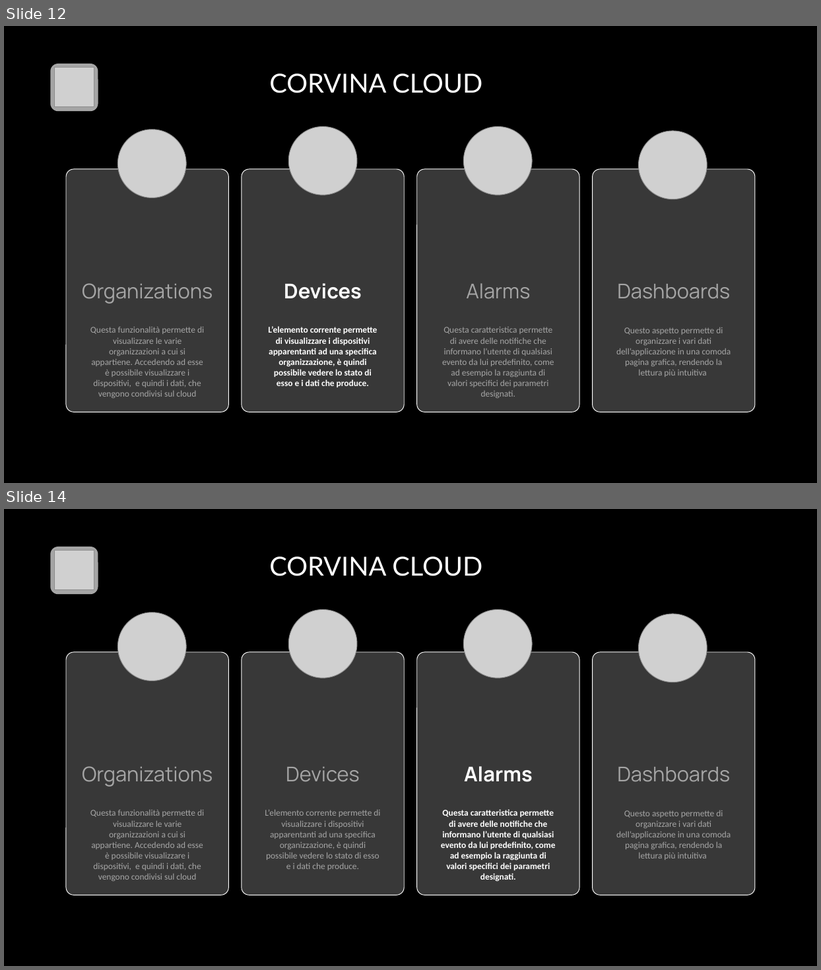
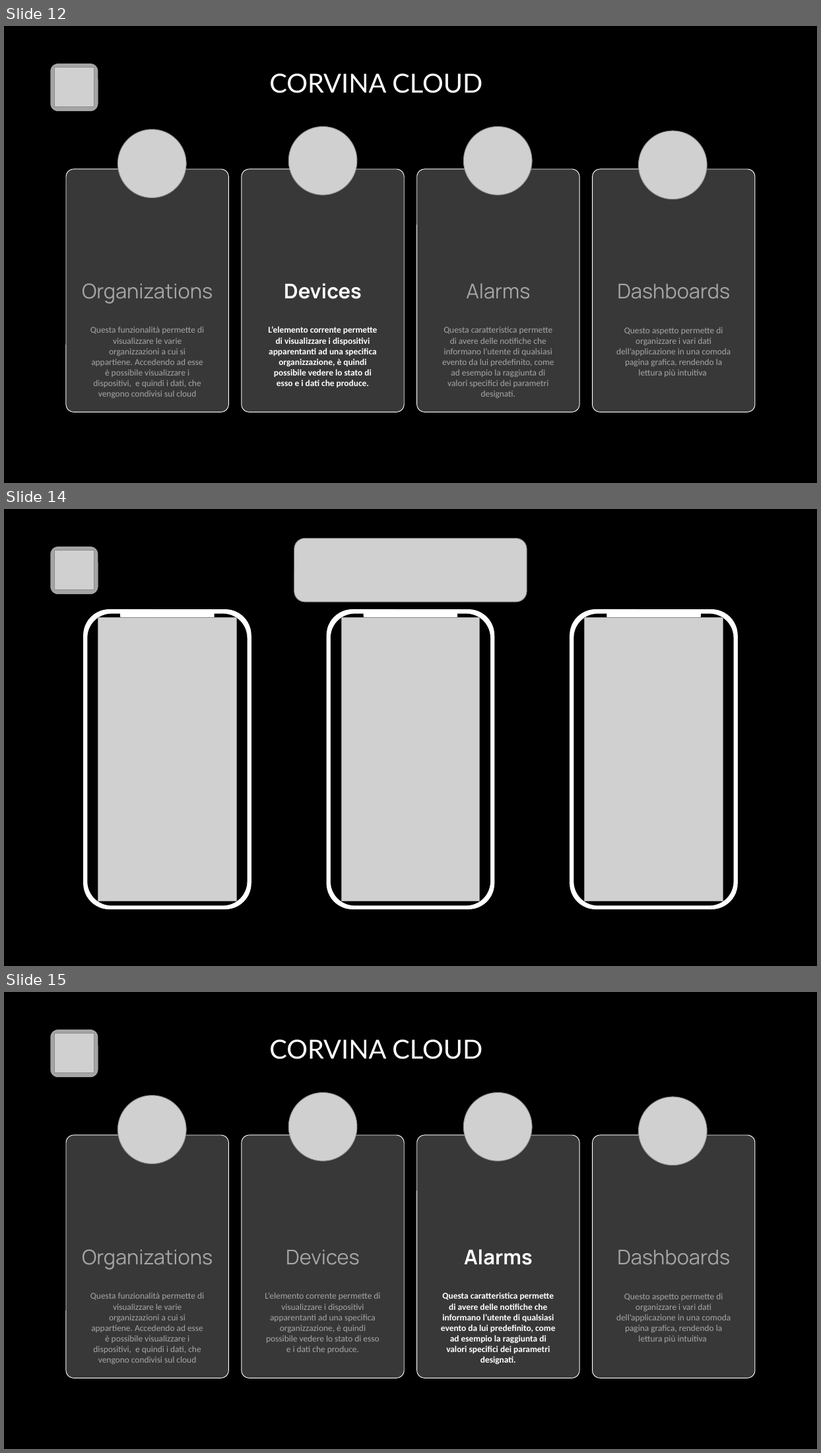
Before and after one commit to Corvina-project/CorvinaProject, a slide deck: presentazione.pptx. Shown one above the other, each under a label of ours: slides 12 and 14 before the commit, slides 12, 14 and 15 after it; the slides between them are not shown. The pictures are 821x970 and 821x1453 pixels, drawn with LibreOffice and Linux fonts; fonts in the diff are those of the drawing; grey boxes stand for pictures; background and template pictures are left out. Boxes give left, top, right and bottom in pixels: in the first picture for what was removed or moved away, otherwise in the second. Text is boxed around its words. In the diff, an @@ line names an element or a change of style, - is before the commit and + after.

```diff
--- a/presentazione.pptx
+++ b/presentazione.pptx
@@ slide 14 added at bbox=[4, 509, 817, 966], background #000000 @@
@@ rounded rectangle added at bbox=[50, 547, 98, 594], fill #A5A5A5 @@
@@ picture added at bbox=[294, 538, 527, 601] @@
@@ picture added at bbox=[55, 551, 94, 590] @@
@@ group added at bbox=[83, 609, 252, 910]: 2 rounded rectangles, 1 round same rect, 1 picture @@
@@ group added at bbox=[327, 609, 495, 910]: 2 rounded rectangles, 1 round same rect, 1 picture @@
@@ group added at bbox=[570, 609, 739, 910]: 2 rounded rectangles, 1 round same rect, 1 picture @@
@@ what was slide 14 is now slide 15 @@
```
Also in this commit, not shown: 5 slides changed.
